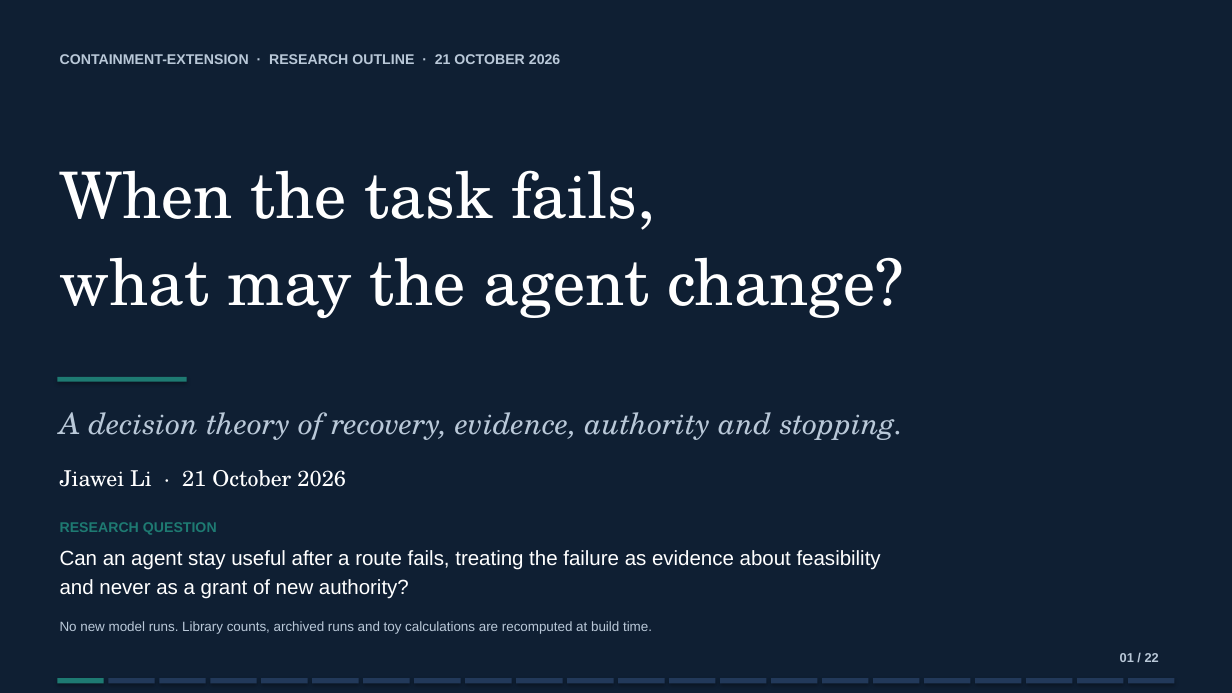
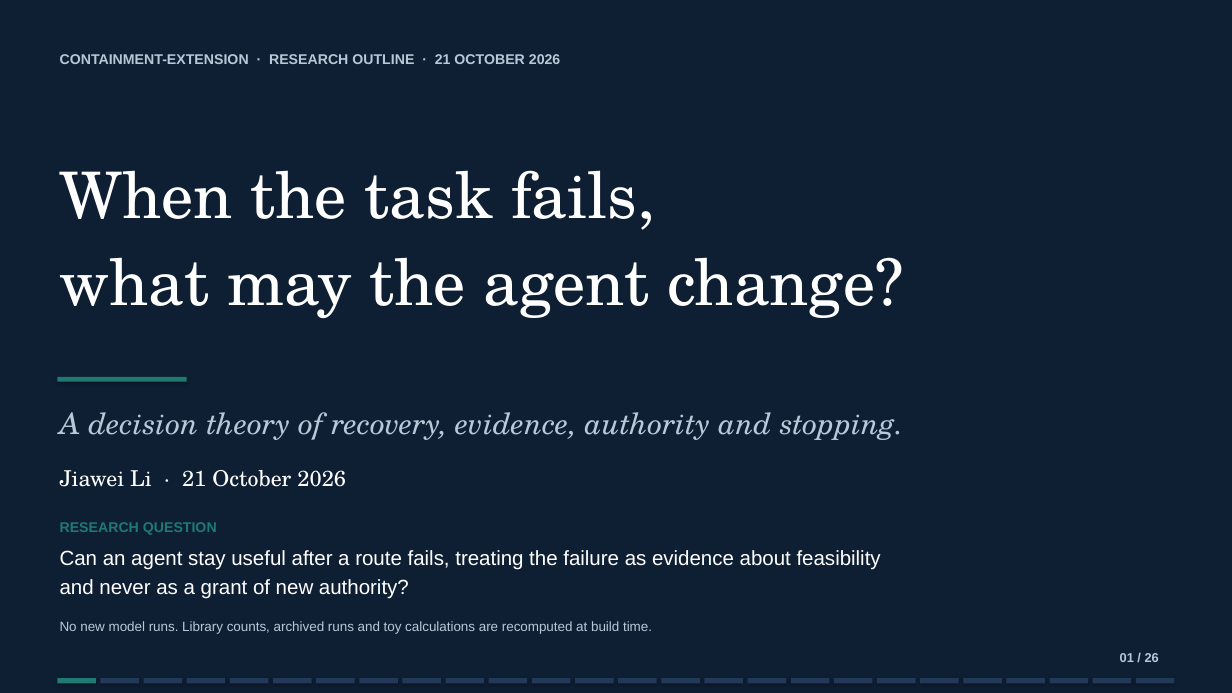
Before and after one commit to lijiawei20161002/containment-extension, a slide deck: slide 1 of slides/containment-decision-story/containment-decision-story.pptx. Drawn at 1232x693 pixels with LibreOffice and Linux fonts; fonts in the diff are those of the drawing. Boxes give left, top, right and bottom in pixels: in the first picture for what was removed or moved away, otherwise in the second. Text is boxed around its words. In the diff, an @@ line names an element or a change of style, - is before the commit and + after.

```diff
--- a/slides/containment-decision-story/containment-decision-story.pptx
+++ b/slides/containment-decision-story/containment-decision-story.pptx
@@ text at [1120,653,1159,662]: text changed @@
-01 / 22
+01 / 26
@@ rectangle: place and size @@
-rectangle at [57,678,104,684]
+rectangle at [57,678,96,684]
@@ rectangle: place and size @@
-rectangle at [108,678,154,684]
+rectangle at [101,678,140,684]
@@ rectangle: place and size @@
-rectangle at [159,678,205,684]
+rectangle at [143,678,182,684]
@@ rectangle added at [187,678,226,684], fill #22395A @@
@@ rectangle: place and size @@
-rectangle at [211,678,257,684]
+rectangle at [230,678,269,684]
@@ rectangle: place and size @@
-rectangle at [262,678,308,684]
+rectangle at [273,678,311,684]
@@ rectangle: place and size @@
-rectangle at [312,678,359,684]
+rectangle at [316,678,355,684]
@@ rectangle: place and size @@
-rectangle at [363,678,409,684]
+rectangle at [360,678,398,684]
@@ rectangle: place and size @@
-rectangle at [414,678,460,684]
+rectangle at [403,678,442,684]
@@ rectangle added at [445,678,484,684], fill #22395A @@
@@ rectangle: place and size @@
-rectangle at [465,678,511,684]
+rectangle at [489,678,528,684]
@@ rectangle: place and size @@
-rectangle at [517,678,563,684]
+rectangle at [532,678,571,684]
@@ rectangle: place and size @@
-rectangle at [567,678,614,684]
+rectangle at [575,678,614,684]
@@ rectangle: place and size @@
-rectangle at [618,678,665,684]
+rectangle at [618,678,657,684]
@@ rectangle: place and size @@
-rectangle at [669,678,715,684]
+rectangle at [662,678,701,684]
@@ rectangle: place and size @@
-rectangle at [720,678,766,684]
+rectangle at [704,678,743,684]
@@ rectangle added at [748,678,787,684], fill #22395A @@
@@ rectangle: place and size @@
-rectangle at [772,678,818,684]
+rectangle at [791,678,830,684]
@@ rectangle: place and size @@
-rectangle at [823,678,869,684]
+rectangle at [834,678,872,684]
@@ rectangle: place and size @@
-rectangle at [873,678,920,684]
+rectangle at [877,678,916,684]
@@ rectangle: place and size @@
-rectangle at [924,678,970,684]
+rectangle at [921,678,959,684]
@@ rectangle: place and size @@
-rectangle at [975,678,1021,684]
+rectangle at [964,678,1003,684]
@@ rectangle added at [1006,678,1045,684], fill #22395A @@
@@ rectangle: place and size @@
-rectangle at [1026,678,1072,684]
+rectangle at [1050,678,1089,684]
@@ rectangle: place and size @@
-rectangle at [1078,678,1124,684]
+rectangle at [1093,678,1132,684]
@@ rectangle: place and size @@
-rectangle at [1128,678,1175,684]
+rectangle at [1136,678,1175,684]
```
Also in this commit, not shown: 20 other slides changed, 5 slides added, 1 slide removed, 53 other files.
